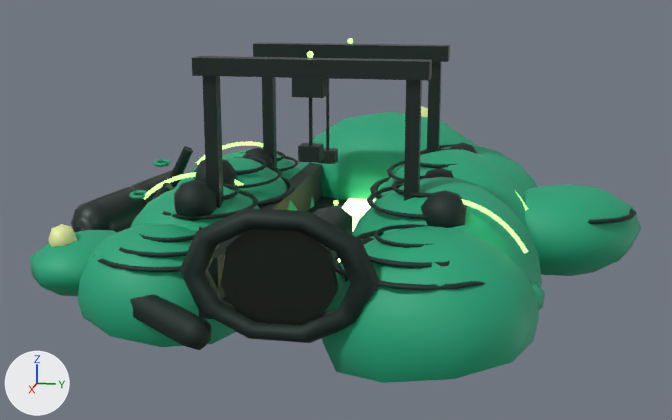
A saved change to the glTF model docs/concept-art/models/foundry-pelagia.glb.
Camera for both pictures: a 50 mm lens placed at (501.5, 97.1, 145.7), pointed at (8.1, -1.6, 22.3). Arrows for +X, +Y and +Z are at lower left; the lights stay in place. The older version comes first. Where no turn or scale is listed for an object, it has been applied to the vertices.

Names of what the first picture shows: 'bay_lip_starboard', 'gantry_beam_0', 'gantry_beam_1', 'husk_lobe_port_1', 'husk_lobe_port_2', 'husk_lobe_port_3', 'husk_lobe_starboard_3', 'launch_glow', 'launch_mouth', 'outrigger_lobe_big', 'outrigger_lobe_small', 'stern_pod' and 55 more.
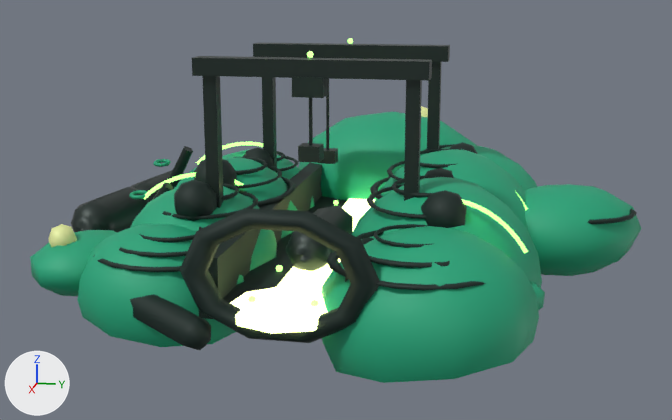
Boxes (x1, y1, x2, y2) around the edits, measured in the pictures (672 x 420 px):
'launch_glow', recoloured, moved, turned: before (221, 229, 338, 325); after (230, 287, 328, 334)
'forge_line', unchanged, uncovered by the edit: before (338, 198, 375, 262); after (269, 198, 375, 302)
'hull_in_progress', unchanged, uncovered by the edit: before (313, 206, 353, 252); after (286, 206, 353, 271)
'bay_floor', unchanged, uncovered by the edit: before (223, 196, 347, 304); after (223, 196, 347, 303)

What the commit changed:
me_mesh_71 has 22 vertices, 36 faces and spans x -1.27..1.35, y -1.33..1.33, z -0.1..0.1.
me_mesh_71 no longer uses material mat_bio_vein_unlit (black #061206).
me_mesh_71 gains material mat_forge_light (dark green #2e3a16, glowing yellow #e8f0a3).
Object 'launch_glow' (ob_launch_glow) turns from (0, 90, 0) to (0, 0, 0) degrees about x, y and z.
Object 'launch_glow' (ob_launch_glow) moves from (6.62, 0.1, 1.45) to (6.0, 0.1, 0.5).
